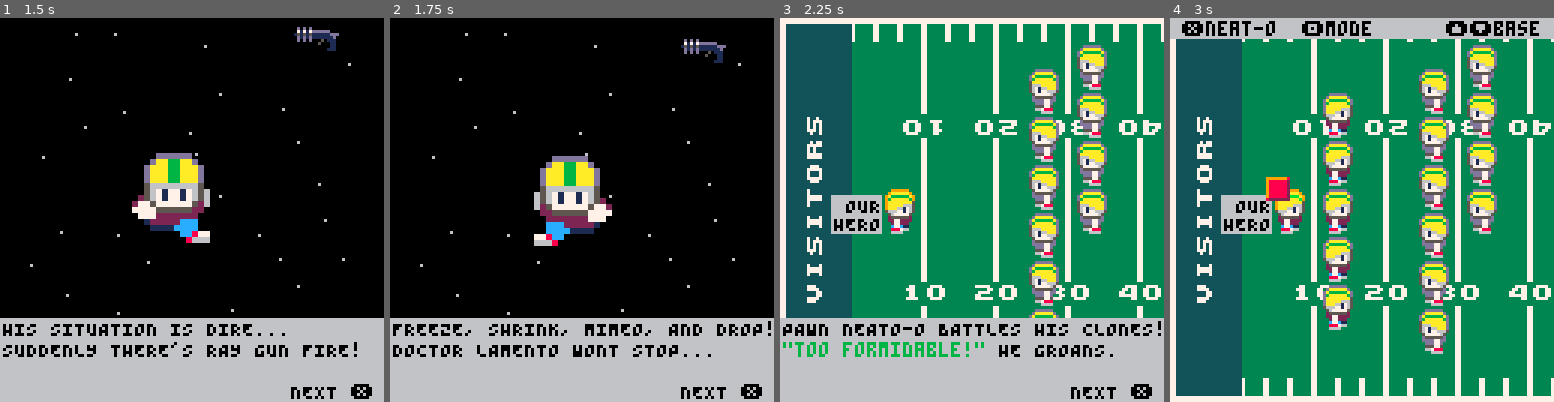
Above: before the commit, frames 1-4 (left to right).
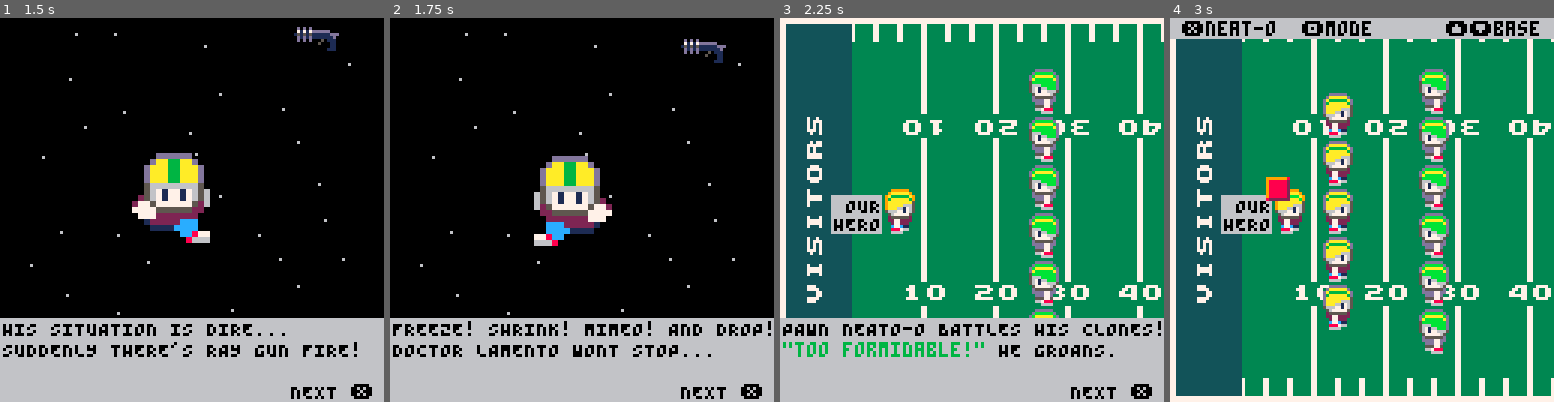
Above: after the commit, the same moments.

Repository: bikibird/lektrik_sportz
Game: PICO-8 cartridge lektrik_sportz.p8
Two runs of this game, one before a commit and one after it. Both use one fixed random seed, a clock stepped at 60 frames per second and the inputs below.
Inputs:
- Up to frame 1 (1.5 s): tap X (X key) at 0.33, 1.07 s; tap O (Z key) at 0.7 s
- Up to frame 2 (1.75 s): hold Right from 1.6 s (still down); tap O (Z key) at 1.7 s
- Up to frame 3 (2.25 s): tap X (X key) at 1.85 s; release Right at 2.1 s; tap O (Z key) at 2.1 s; hold Up from 2.15 s (still down)
- Up to frame 4 (3 s): release Up at 2.42 s; hold Right from 2.47 s (still down); tap O (Z key) at 2.5, 2.9 s; tap X (X key) at 2.97 s

Frame 1 is identical in both runs. In frame 2, 0.1% of the frame differs, in the area x 19-68%, y 78-83%; in frame 3, 4.2%; in frame 4, 4.3%, in the area x 65-86%, y 7-82%.

Commit message:
Updated

Diff:
--- a/lektrik_sportz.p8
+++ b/lektrik_sportz.p8
@@ -44,11 +43,15 @@
 oh, what wicked wickery!
 
 -- The End? --
-stout hearted Captain NEAT-O,
+stout hearted captain neat-o,
 his story not finito,
 enlarged by experience,
-conquered fate imperious.
-
+mastered fate imperious.
+
+so on to new adventures...
+despite the past's vast treasures,
+hidden futures still unfold,
+awesome epic to be told.
 ]]
 
 left,right,up,down,fire1,fire2=0,1,2,3,4,5
@@ -98,7 +101,7 @@
 						draw_stars()
 						sspr(16*(spaceman.frame),64,16,16,spaceman.x,spaceman.y,32,32)
 						sspr(64,56,16,8,ray_gun.x,ray_gun.y,16,8,true)
-						print("\#6\f0FREEZE, SHRINK, MIMEO, AND DROP!", 1,101)
+						print("\#6\f0FREEZE! SHRINK! MIMEO! AND DROP!", 1,101)
 						yield()
 					end
 					blast.x=ray_gun.x-8
@@ -106,10 +109,9 @@
 					sfx(2)
 					while blast.x >spaceman.x+16 do
 						fire_blast(true,false,spaceman.x,spaceman.y)
-						print("\#6\f8FREEZE\f0, SHRINK, MIMEO, AND DROP!", 1,101)
-						yield()
-					end
-
+						print("\#6\f8FREEZE!\f0 SHRINK! MIMEO! AND DROP!", 1,101)
+						yield()
+					end
 					for i=2,8,.4 do
 						cls()
 						draw_stars()
@@ -119,17 +121,16 @@
 						pal()
 						sspr(64,40,16,16,spaceman.x+16-size/2,spaceman.y+16-size/2,size,size,true)
 						pal(palettes[1],1)
-						print("\#6\f8FREEZE\f0, SHRINK, MIMEO, AND DROP!", 1,101)
-						yield()
-					end
-
+						print("\#6\f8FREEZE!\f0 SHRINK! MIMEO! AND DROP!", 1,101)
+						yield()
+					end
 					x,y=spaceman.x,spaceman.y
 					for i=1,30 do
 						cls()
 						draw_stars()
 						sspr(16,64,16,16,x,y,32,32)
 						sspr(64,56,16,8,ray_gun.x,ray_gun.y,16,8,true)
-						print("\#6\f8FREEZE\f0, SHRINK, MIMEO, AND DROP!", 1,101)
+						print("\#6\f8FREEZE!\f0 SHRINK! MIMEO! AND DROP!", 1,101)
 						yield()
 					end
 					blast.x=ray_gun.x-8
@@ -137,7 +138,7 @@
 					sfx(2)
 					while blast.x > x+16 do
 						fire_blast(false,false,x,y)
-						print("\#6\f0FREEZE, \f8SHRINK\f0, MIMEO, AND DROP!", 1,101)
+						print("\#6\f0FREEZE! \f8SHRINK!\f0 MIMEO! AND DROP!", 1,101)
 						yield()
 					end
 					for i=1,8,.4 do
@@ -150,7 +151,7 @@
 						pal()
 						sspr(64,40,16,16,x+16-size/2,y+16-size/2,size,size,true)
 						pal(palettes[1],1)
-						print("\#6\f0FREEZE, \f8SHRINK\f0, MIMEO, AND DROP!", 1,101)
+						print("\#6\f0FREEZE! \f8SHRINK!\f0 MIMEO! AND DROP!", 1,101)
 						yield()
 					end
 					for i=1,30 do
@@ -158,7 +159,7 @@
 						draw_stars()
 						sspr(16,64,16,16,x+16-shrinkage/2,y+16-shrinkage/2,8,8)
 						sspr(64,56,16,8,ray_gun.x,ray_gun.y,16,8,true)
-						print("\#6\f0FREEZE, \f8SHRINK\f0, MIMEO, AND DROP!", 1,101)
+						print("\#6\f0FREEZE! \f8SHRINK!\f0 MIMEO! AND DROP!", 1,101)
 						yield()
 					end
 					blast.x=ray_gun.x-8
@@ -166,7 +167,7 @@
 					sfx(2)
 					while blast.x > x+16 do
 						fire_blast(false,true,x,y)
-						print("\#6\f0FREEZE, SHRINK, \f8MIMEO\f0, AND DROP!", 1,101)
+						print("\#6\f0FREEZE! SHRINK! \f8MIMEO!\f0 AND DROP!", 1,101)
 						yield()
 					end
 					for i=1,8,.4 do
@@ -188,9 +189,8 @@
 						pal()
 						sspr(64,40,16,16,x+16-size/2,y+16-size/2,size,size,true)
 						pal(palettes[1],1)
-						print("\#6\f0FREEZE, SHRINK, \f8MIMEO\f0, AND DROP!", 1,101)
-						yield()
-
+						print("\#6\f0FREEZE! SHRINK! \f8MIMEO!\f0 AND DROP!", 1,101)
+						yield()
 					end
 					for i=1,30 do
 						cls()
@@ -201,7 +201,7 @@
 							end
 						end
 						sspr(64,56,16,8,ray_gun.x,ray_gun.y,16,8,true)
-						print("\#6\f0FREEZE, SHRINK, \f8MIMEO\f0, AND DROP!", 1,101)
+						print("\#6\f0FREEZE! SHRINK! \f8MIMEO!\f0 AND DROP!", 1,101)
 						yield()
 					end
 					local dy=1
@@ -215,13 +215,10 @@
 							end
 						end
 						sspr(64,56,16,8,ray_gun.x,ray_gun.y,16,8,true)
-						print("\#6\f0FREEZE, SHRINK, MIMEO, AND \f8DROP\f0!", 1,101)
+						print("\#6\f0FREEZE! SHRINK! MIMEO! AND \f8DROP!\f0", 1,101)
 						dy*=1.2
 						yield()
 					end
-
-
-
 				end
 			)
 			_update=gs_update.shrink
@@ -246,8 +242,10 @@
 	end,
 	shrink=function()
 		if btnp(fire1) then
+			form_scrimmage()
 			_update=gs_update.pawn
 			_draw=gs_draw.pawn
+
 		end
 		spaceman.tick=(spaceman.tick+1)%spaceman.step
 		if (spaceman.tick==1) spaceman.frame=(spaceman.frame+1)%2
@@ -425,14 +423,20 @@
 		if (btnp(fire1)) then
 			 slo_mo= not slo_mo
 		elseif btnp(left) then
-			team[qb].dx=team[qb].dx*nudge_x-team[qb].dy*nudge_y
-			team[qb].dy=team[qb].dy*nudge_x+team[qb].dx*nudge_y
+			team[qb].dy=-.0625
 			arrow_message=false
 		elseif btnp(right) then
-			team[qb].dx=team[qb].dx*nudge_x+team[qb].dy*nudge_y
-			team[qb].dy=team[qb].dy*nudge_x-team[qb].dx*nudge_y
+			team[qb].dy=.0625
 			arrow_message=false
-		end
+		elseif btnp(up) then
+			team[qb].dx=.0625
+			arrow_message=false
+		elseif btnp(down) then
+			team[qb].dx=-.0625
+			arrow_message=false
+		end
+		team[qb].tick=(team[qb].tick+1)%team[qb].step
+		if (team[qb].tick==1) team[qb].frame=(team[qb].frame+1)%2
 		frame=(frame+1)%4
 		if frame!=1 and slo_mo then
 			return
@@ -444,6 +448,8 @@
 	tackled=function()
 		if (btnp(fire1)) then
 			go2d()
+			form_scrimmage()
+			camera(team[qb].x-51,0)
 			scrimmage=false
 			mode=move
 			_update=gs_update.strategize
@@ -454,7 +460,7 @@
 		local x,y=team[qb].x,team[qb].y
 		local dx,dy
 		local i
-		if #team>1 then
+		if embiggen_count<12 then
 			for i=1,#team do
 				if i != qb and not team[i].hide then
 					dx=x - team[i].x
@@ -467,14 +473,50 @@
 						team[qb].y=y- team[qb].heart*1.6 --16*.1
 						team[qb].heart *= 1.1
 						team[i].hide=true
+						embiggen_count+=1
 					end
 				end
 			end
 		else
-			--next scene
-		end
-	end,
-	lose=function()
+			_update=gs_update.epilog
+			_draw=gs_draw.epilog
+		end
+	end,
+	epilog=function()
+		if btnp(fire1) then
+			_update=gs_update.fly
+			_draw=gs_draw.fly
+		end
+	end,
+	fly=function()
+		if team[qb].x <800 then
+			team[qb].x+=1
+			team[qb].y+=1
+
+		else
+			go2d()
+			camera(0,0)
+			team[qb].y=0
+			team[qb].x=64-12.8*team[qb].heart/2
+			team[qb].y=64-12.8*team[qb].heart/2
+			_update=gs_update.drop
+			_draw=gs_draw.drop
+		end
+		steady_cam(.8,team[qb].x+12.8*team[qb].heart/2)
+	end,
+	drop=function()
+		if team[qb].y <128 then
+
+			team[qb].y+=1
+
+		else
+
+			_update=gs_update.win
+			_draw=gs_draw.win
+		end
+
+		steady_cam(.8,team[qb].x+12.8*team[qb].heart/2)
+
 	end,
 	win=function()
 	end
@@ -620,33 +661,57 @@
 	end,
 	play=function()
 		draw_players()
-		draw_bearing(117,10,team[qb].dx,team[qb].dy,true)
+		--draw_bearing(117,10,team[qb].dx,team[qb].dy,true)
 		if (slo_mo) print("\#6\f0 slo-mo ", 1,1)
-		if (arrow_message)print("\#6\f0   ⬅️➡️ to veer left and right   ", 1,122)
+		--print("\#6\f0 "..team[qb].x, 1,10)
+		--print("\#6\f0 "..team[qb].y, 1,20)
+		if (arrow_message)print("\#6\f0       ⬆️⬇️⬅️➡️ to exert will      ", 1,122)
 	end,
 	tackled=function()
 		draw_players()
-		print("\#6\f0 down # "..downs.."    yardage gain: "..yardage_gained.."      ", 1,1)
+		print("\#6\f0 down #"..downs.."    yardage gain: "..yardage_gained.."       ", 1,1)
 		print("\#6\f0               strategize ❎     " , 1,122)
 	end,
 	embiggen=function()
 		cls()
 		map(0,0)
 		for i=1,#team do
-			if i==player then
+			if i==qb then
 				stand_player(team[i],.8,true,true)
 			else
 				stand_player(team[i],.8,false,true)
 			end
 		end
 	end,
-	win=function()
-	end
+	epilog=function()
+		cls()
+		map(0,0)
+		for i=1,#team do
+			if i==qb then
+				stand_player(team[i],.8,true,true)
+			else
+				stand_player(team[i],.8,false,true)
+			end
+		end
+		print("\#6\f0 STOUT HEARTED CAPTAIN NEAT-O,  ", 1,101)
+		print("\#6\f0 HIS STORY NOT FINITO,          ", 1,108)
+		print("\#6\f0 ENLARGED BY EXPERIENCE,        " , 1,115)
+		print("\#6\f0 MASTERED FATE IMPERIOUS.    ❎ ", 1,122)
+	end,
+	fly=function()
+		cls()
+		map(0,0)
+		stand_player(team[qb],.8,true,false,true)
+	end,
+	drop=function()
+		cls()
+		map(72,0)
+		spr(34,team[qb].x,team[qb].y,2,2)
+	end,
 }
 function _init()
 	pal(palettes[1],1)
 	scrimmage_line=64
-	form_scrimmage()
 	offx=56
 	offy=56
 	mode=0
@@ -656,8 +721,7 @@
 	menuitem(3,"3d",go3d)
 	menuitem(2,"2d",go2d)
 
-	steady_cam_x=team[qb].x
-	steady_cam_y=team[qb].y
+
 	spaceman={x=46,y=46,dx=.25,dy=-.25,tick=0,frame=0,step=10}
 	ray_gun={x=96,y=-8,dx=.5,dy=.5}
 	blast={s=21,tick=0,frame=0,step=5}
@@ -681,27 +745,31 @@
 function steady_cam_select(angle)
 	orientation=angle
 end
-function stand_player(player,scale,qb,embiggen)
+function stand_player(player,scale,qb,embiggen,fly)
 	local n,x,y,w,h =player.s,player.x,player.y,16,16
 	if (player.hide) return
-	if (qb and player.frame ==1) pal(15,4)
-		if orientation==up then
-			if embiggen then
-				if qb then
-					sspr(48,16,w,h,x,y,w*scale*player.heart,h*scale*player.heart)
-				else
-					sspr(32,16,w,h,x,y,w*scale,h*scale)
-				end
+	if (qb and player.frame ==1) then
+		pal(15,4)
+	end
+	if orientation==up then
+		if embiggen then
+			if qb then
+				sspr(48,16,w,h,x,y,w*scale*player.heart,h*scale*player.heart)
 			else
-				sspr((n+orientation*2)%16*8,n\16*8,w,h,x,y,w*scale,h*scale)
-			end
-		elseif orientation==down then
-			sspr((n+orientation*2)%16*8,n\16*8,w,h,288-x-w*scale,128-y-1.5*h,w*scale,h*scale)
-		elseif orientation==left then
-			sspr((n+orientation*2)%16*8,n\16*8,w,h,y+.25*w,288-x-1.25*h,h*scale,w*scale)
-		elseif orientation==right then
-			sspr((n+orientation*2)%16*8,n\16*8,w,h,288-y-1.25*w,x-.625*h,h*scale,w*scale)
-		end
+				sspr(32,16,w,h,x,y,w*scale,h*scale)
+			end
+		elseif fly then
+			sspr(64,64,w,h,x,y,w*scale*player.heart,h*scale*player.heart)
+		else
+			sspr((n+orientation*2)%16*8,n\16*8,w,h,x,y,w*scale,h*scale)
+		end
+	elseif orientation==down then
+		sspr((n+orientation*2)%16*8,n\16*8,w,h,288-x-w*scale,128-y-1.5*h,w*scale,h*scale)
+	elseif orientation==left then
+		sspr((n+orientation*2)%16*8,n\16*8,w,h,y+.25*w,288-x-1.25*h,h*scale,w*scale)
+	elseif orientation==right then
+		sspr((n+orientation*2)%16*8,n\16*8,w,h,288-y-1.25*w,x-.625*h,h*scale,w*scale)
+	end
 	pal(15,15)
 end
 function steady_cam(scale,x)
@@ -739,7 +807,7 @@
 function form_scrimmage(players)
 	team=
 	{
-		{x=scrimmage_line-32,y=56,s=32,dx=1,dy=0,angle=0,base=block,tick=0,frame=0,step=5,name="neat-o",heart=.8},
+		{x=scrimmage_line-32,y=56,s=32,dx=0,dy=0,angle=0,base=block,tick=0,frame=0,step=5,name="neat-o",heart=.8},
 		{x=scrimmage_line-16,y=24,s=64,dx=1,dy=0,angle=0,base=block,tick=0,frame=0,step=5,name="doppel"},
 		{x=scrimmage_line-16,y=40,s=64,dx=1,dy=0,angle=0,base=block,tick=0,frame=0,step=5,name="zeroxa"},
 		{x=scrimmage_line-16,y=56,s=64,dx=1,dy=0,angle=0,base=block,tick=0,frame=0,step=5,name="mimeo "},
@@ -751,36 +819,54 @@
 		{x=scrimmage_line+16,y=64,s=96,dx=0,dy=0,base=block,tick=0,frame=0,step=5},
 		{x=scrimmage_line+16,y=80,s=96,dx=0,dy=0,base=block,tick=0,frame=0,step=5},
 		{x=scrimmage_line+16,y=96,s=96,dx=0,dy=0,base=block,tick=0,frame=0,step=5},
-		{x=scrimmage_line+32,y=8,s=96,dx=0,dy=0,base=block,tick=0,frame=0,step=5},
-		{x=scrimmage_line+32,y=24,s=96,dx=0,dy=0,base=block,tick=0,frame=0,step=5},
-		{x=scrimmage_line+32,y=40,s=96,dx=0,dy=0,base=block,tick=0,frame=0,step=5},
-		{x=scrimmage_line+32,y=56,s=96,dx=0,dy=0,base=block,tick=0,frame=0,step=5},
 	}
-
-end
-
-function shake(index)
+	qb=1
+	steady_cam_x=team[qb].x
+	steady_cam_y=team[qb].y
+end
+
+function shake()
 	local base_a,base_b
 	for a=1, #team do
 		base_a=team[a].base
 		for b=1, #team do
 			base_b=team[b].base
-			distance ={x=team[a].x+rnd(1)-.5+team[a].dx/64-team[b].x,y=team[a].y+rnd(1)-.5+team[a].dy/64-team[b].y}
+			if a==qb then
+				distance =
+				{
+					x=team[a].x+rnd(1)-.5+team[a].dx-team[b].x,
+					y=team[a].y+rnd(1)-.5+team[a].dy-team[b].y
+				}
+			else
+				distance =
+				{
+					x=team[a].x+rnd(1)-.5+team[a].dx/64-team[b].x,
+					y=team[a].y+rnd(1)-.5+team[a].dy/64-team[b].y
+				}
+			end
 			if distance.x>=-4 and distance.x<=4 and distance.y>=-10 and distance.y<=10 then
 				--hit
 				if (a!=b) then  --if not self
+					if team[qb].x >280 then
+						sfx(-1)
+						steady_cam_select(up)
+						steady_cam(.8,270)
+						scrimmage_line=team[qb].x
+						downs+=1
+						embiggen_count=1
+						_update=gs_update.embiggen
+						_draw=gs_draw.embiggen
+					end
 					if (a==qb and team[b].s==96) then
+						sfx(-1)
 						sfx(2)
 						yardage_gained=(team[qb].x-(scrimmage_line-24))/24
-						scrimmage_line=team[qb].x
-						downs+=1
-						if scrimmage_line < 372 then
+
+						if scrimmage_line < 260 then
+							downs+=1
 							_update=gs_update.tackled
 							_draw=gs_draw.tackled
-						else
-							steady_cam_select(up)
-							_update=gs_update.embiggen
-							_draw=gs_draw.embiggen
+
 						end
 					else -- Trig facts: sin(a+b)=sin(a)cos(b)+cos(a)sin(b) cos(a+b)=cos(a)cos(b)-sin(a)sin(b)
 						if (base_a==round) then
@@ -1219,32 +1305,161 @@
 
 
 
+…(129 lines of a section not shown)…
 __map__
 1a2e2e2929292929292929292929292929292929292929292929292929292929292e2e1b0000000000000000000000000000000000000000000000000000000000000000000000000000000000000000000000000000000000000000000000000000000000000000000000000000000000000000000000000000000000000000
 1d0e0e0d0d18190d18190d18190d18190d18190d18190d18190d18190d18190d0d0e0e1e0000000000000000000000000000000000000000000000000000000000000000000000000000000000000000000000000000000000000000000000000000000000000000000000000000000000000000000000000000000000000000
 1d0e0e0d0d18190d18190d18190d18190d18190d18190d18190d18190d18190d0d0e0e1e0000000000000000000000000000000000000000000000000000000000000000000000000000000000000000000000000000000000000000000000000000000000000000000000000000000000000000000000000000000000000000
 1d0e0e0d0d18190d18190d18190d18190d18190d18190d18190d18190d18190d0d0e0e1e0000000000000000000000000000000000000000000000000000000000000000000000000000000000000000000000000000000000000000000000000000000000000000000000000000000000000000000000000000000000000000
 1d3e0e0d0d07080d07090d070a0d070b0d070c0d070b0d070a0d07090d07080d0d0e0e1e0000000000000000000000000000000000000000000000000000000000000000000000000000000000000000000000000000000000000000000000000000000000000000000000000000000000000000000000000000000000000000
-1d490e0d0d18190d18190d18190d18190d18190d18190d18190d18190d18190d0d0e0e1e0000000000000000000000000000000000000000000000000000000000000000000000000000000000000000000000000000000000000000000000000000000000000000000000000000000000000000000000000000000000000000
-1d480e0d0d18190d18190d18190d18190d18190d18190d18190d18190d18190d0d0e381e0000000000000000000000000000000000000000000000000000000000000000000000000000000000000000000000000000000000000000000000000000000000000000000000000000000000000000000000000000000000000000
-1d3f0e0d0d18190d18190d18190d18190d18190d18190d18190d18190d18190d0d0e391e0000000000000000000000000000000000000000000000000000000000000000000000000000000000000000000000000000000000000000000000000000000000000000000000000000000000000000000000000000000000000000
-1d3d0e0d0d18190d18190d18190d18190d18190d18190d18190d18190d18190d0d0e3a1e0000000000000000000000000000000000000000000000000000000000000000000000000000000000000000000000000000000000000000000000000000000000000000000000000000000000000000000000000000000000000000
-1d3e0e0d0d18190d18190d18190d18190d18190d18190d18190d18190d18190d0d0e3b1e0000000000000000000000000000000000000000000000000000000000000000000000000000000000000000000000000000000000000000000000000000000000000000000000000000000000000000000000000000000000000000
-1d3d0e0d0d18190d18190d18190d18190d18190d18190d18190d18190d18190d0d0e0e1e0000000000000000000000000000000000000000000000000000000000000000000000000000000000000000000000000000000000000000000000000000000000000000000000000000000000000000000000000000000000000000
-1d3c0e0d0d02010d03010d04010d05010d06010d05010d04010d03010d02010d0d0e0e1e0000000000000000000000000000000000000000000000000000000000000000000000000000000000000000000000000000000000000000000000000000000000000000000000000000000000000000000000000000000000000000
-1d0e0e0d0d18190d18190d18190d18190d18190d18190d18190d18190d18190d0d0e0e1e0000000000000000000000000000000000000000000000000000000000000000000000000000000000000000000000000000000000000000000000000000000000000000000000000000000000000000000000000000000000000000
-1d0e0e0d0d18190d18190d18190d18190d18190d18190d18190d18190d18190d0d0e0e1e0000000000000000000000000000000000000000000000000000000000000000000000000000000000000000000000000000000000000000000000000000000000000000000000000000000000000000000000000000000000000000
-1d0e0e0d0d18190d18190d18190d18190d18190d18190d18190d18190d18190d0d0e0e1e0000000000000000000000000000000000000000000000000000000000000000000000000000000000000000000000000000000000000000000000000000000000000000000000000000000000000000000000000000000000000000
-2a2d2d2f2f2f2f2f2f2f2f2f2f2f2f2f2f2f2f2f2f2f2f2f2f2f2f2f2f2f2f2f2f2d2d2b0000000000000000000000000000000000000000000000000000000000000000000000000000000000000000000000000000000000000000000000000000000000000000000000000000000000000000000000000000000000000000
-0000000000000000000000000000000000000000000000000000000000000000000000000000000000000000000000000000000000000000000000000000000000000000000000000000000000000000000000000000000000000000000000000000000000000000000000000000000000000000000000000000000000000000
-000000c0c1c2c300000000000000000000000000000000000000000000000000000000000000000000000000000000000000000000000000000000000000000000000000000000000000000000000000000000000000000000000000000000000000000000000000000000000000000000000000000000000000000000000000
-000000d0d1d2d300000000000000000000000000000000000000000000000000000000000000000000000000000000000000000000000000000000000000000000000000000000000000000000000000000000000000000000000000000000000000000000000000000000000000000000000000000000000000000000000000
-00000000000000000000e0e1e2e3000000000000000000000000000000000000000000000000000000000000000000000000000000000000000000000000000000000000000000000000000000000000000000000000000000000000000000000000000000000000000000000000000000000000000000000000000000000000
-00000000000000000000f0f1f2f3000000000000000000000000000000000000000000000000000000000000000000000000000000000000000000000000000000000000000000000000000000000000000000000000000000000000000000000000000000000000000000000000000000000000000000000000000000000000
+1d490e0d0d18190d18190d18190d18190d18190d18190d18190d18190d18190d0d0e0e1e000000000000008c8d0000000000000000000000000000000000000000000000000000000000000000000000000000000000000000000000000000000000000000000000000000000000000000000000000000000000000000000000
+1d480e0d0d18190d18190d18190d18190d18190d18190d18190d18190d18190d0d0e381e000000000000009c9d0000000000000000000000000000000000000000000000000000000000000000000000000000000000000000000000000000000000000000000000000000000000000000000000000000000000000000000000
+1d3f0e0d0d18190d18190d18190d18190d18190d18190d18190d18190d18190d0d0e391e00000000000000acad0000000000000000000000000000000000000000000000000000000000000000000000000000000000000000000000000000000000000000000000000000000000000000000000000000000000000000000000
+1d3d0e0d0d18190d18190d18190d18190d18190d18190d18190d18190d18190d0d0e3a1e00000000000000bcbd000000000000000000000000000000000000000000000000000000ccc0c1c2c3cccccccccccce0e1e2e3cc00000000000000000000000000000000000000000000000000000000000000000000000000000000
+1d3e0e0d0d18190d18190d18190d18190d18190d18190d18190d18190d18190d0d0e3b1e000000000000000000000000000000000000000000000000000000000000000000000000ccd0d1d2d3ccdcdddedfccf0f1f2f3cc00000000000000000000000000000000000000000000000000000000000000000000000000000000
+1d3d0e0d0d18190d18190d18190d18190d18190d18190d18190d18190d18190d0d0e0e1e000000000000000000000000000000000000000000000000000000000000000000000000ccccccccccccecedeeefcccccccccccc00000000000000000000000000000000000000000000000000000000000000000000000000000000
+1d3c0e0d0d02010d03010d04010d05010d06010d05010d04010d03010d02010d0d0e0e1e000000000000000000000000000000000000000000000000000000000000000000000000cccccccccccccccccccccccccccccccc00000000000000000000000000000000000000000000000000000000000000000000000000000000
+1d0e0e0d0d18190d18190d18190d18190d18190d18190d18190d18190d18190d0d0e0e1e000000000000000000000000000000000000000000000000000000000000000000000000cccccccccccccccccccccccccccccccc00000000000000000000000000000000000000000000000000000000000000000000000000000000
+1d0e0e0d0d18190d18190d18190d18190d18190d18190d18190d18190d18190d0d0e0e1e000000000000000000000000000000000000000000000000000000000000000000000000cccccccccccccccccccccccccccccccc00000000000000000000000000000000000000000000000000000000000000000000000000000000
+1d0e0e0d0d18190d18190d18190d18190d18190d18190d18190d18190d18190d0d0e0e1e000000000000000000000000000000000000000000000000000000000000000000000000cccccccccccccccccccccccccccccccc00000000000000000000000000000000000000000000000000000000000000000000000000000000
+2a2d2d2f2f2f2f2f2f2f2f2f2f2f2f2f2f2f2f2f2f2f2f2f2f2f2f2f2f2f2f2f2f2d2d2b000000000000000000000000000000000000000000000000000000000000000000000000cccccccccccccccccccccccccccccccc00000000000000000000000000000000000000000000000000000000000000000000000000000000
+00000000000000000000000000000000000000000000000000000000000000000000000000000000000000000000008c8d0000000000000000000000000000000000000000000000cc10cccccccccccccccccccccccccccc00000000000000000000000000000000000000000000000000000000000000000000000000000000
+000000c0c1c2c3000000000000000000000000000000000000000000000000000000000000000000000000000000009c9d0000000000000000000000000000000000000000000000c4c5c6c7c4c5c6c7c4c5c6c7c4cac7c800000000000000000000000000000000000000000000000000000000000000000000000000000000
+000000d0d1d2d30000000000000000000000000000000000000000000000000000000000000000000000000000000000000000000000000000000000000000000000000000000000ebd5d6d7ebebd6eae4d7d6d7e4dae8d800000000000000000000000000000000000000000000000000000000000000000000000000000000
+00000000000000000000e0e1e2e300000000000000000000000000000000000000000000000000000000000000000000000000000000000000000000000000000000000000000000e4e8e6e5e4d7e6e7e4e5e6e7e4ead7ea00000000000000000000000000000000000000000000000000000000000000000000000000000000
+00000000000000000000f0f1f2f300000000000000000000000000000000000000000000000000000000000000000000000000000000000000000000000000000000000000000000f4f5f6fbf4f7f6f7f4f5f6f7f4faf9fa00000000000000000000000000000000000000000000000000000000000000000000000000000000
 0000000000000000000000000000000000000000000000000000000000000000000000000000000000000000000000000000000000000000000000000000000000000000000000000000000000000000000000000000000000000000000000000000000000000000000000000000000000000000000000000000000000000000
 0000000000000000000000000000000000000000000000000000000000000000000000000000000000000000000000000000000000000000000000000000000000000000000000000000000000000000000000000000000000000000000000000000000000000000000000000000000000000000000000000000000000000000
 0000000000000000000000000000000000000000000000000000000000000000000000000000000000000000000000000000000000000000000000000000000000000000000000000000000000000000000000000000000000000000000000000000000000000000000000000000000000000000000000000000000000000000
-0015000000000000000000000000000000000000000000000000000000000000000000000000000000000000000000000000000000000000000000000000000000000000000000000000000000000000000000000000000000000000000000000000000000000000000000000000000000000000000000000000000000000000
+0000000000000000000000000000000000000000000000000000000000000000000000000000000000000000000000000000000000000000000000000000000000000000000000000000000000000000000000000000000000000000000000000000000000000000000000000000000000000000000000000000000000000000
 0000000000000000000000000000000000000000000000000000000000000000000000000000000000000000000000000000000000000000000000000000000000000000000000000000000000000000000000000000000000000000000000000000000000000000000000000000000000000000000000000000000000000000
 0000000000000000000000000000000000000000000000000000000000000000000000000000000000000000000000000000000000000000000000000000000000000000000000000000000000000000000000000000000000000000000000000000000000000000000000000000000000000000000000000000000000000000
 0010000000000000000000000000000000000000000000000000000000000000000000000000000000000000000000000000000000000000000000000000000000000000000000000000000000000000000000000000000000000000000000000000000000000000000000000000000000000000000000000000000000000000
Not shown, changed: 176 lines of the sprite sheet (__gfx__) section of lektrik_sportz.p8
Not shown, changed: the thumbnail (__label__) section of lektrik_sportz.p8
